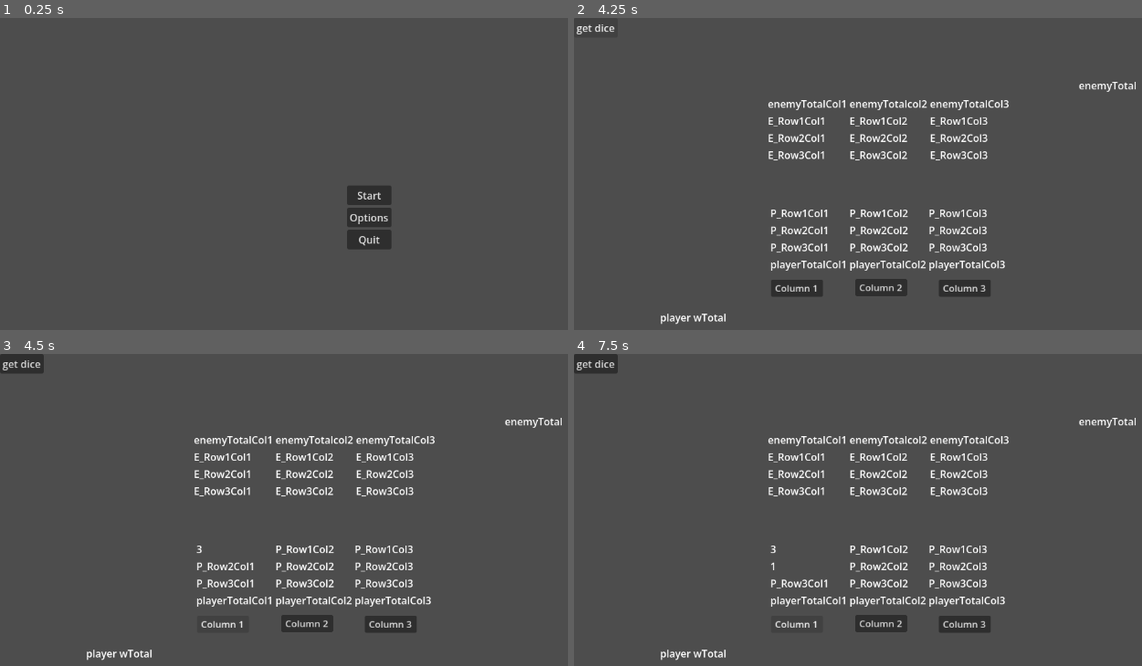
Above: before the commit, frames 1-4 (two rows, left to right).
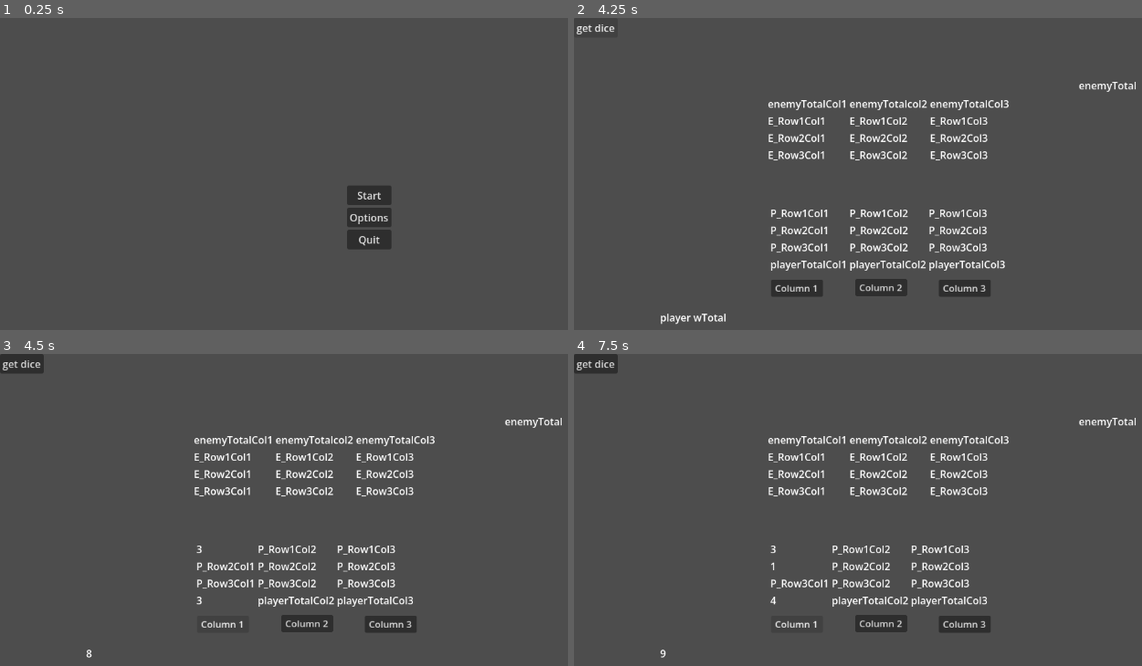
Above: after the commit, the same moments.

Repository: Freyjar/cotl-minigame
Game: Godot game, scene res://Scenes/MainMenu.tscn
Two runs of this game, one before a commit and one after it. Both use one fixed random seed, a clock stepped at 60 frames per second and the inputs below.
Inputs:
- Up to frame 1 (0.25 s): no input
- Up to frame 2 (4.25 s): click "Start" at 0.5 s; click "Column 1" at 1.25 s; click "Column 2" at 2 s; click "Column 3" at 2.75 s; click "get dice" at 3.5 s
- Up to frame 3 (4.5 s): click "Column 1" at 4.25 s
- Up to frame 4 (7.5 s): click "Column 2" at 5 s; click "Column 3" at 5.75 s; click "get dice" at 6.5 s; click "Column 1" at 7.25 s

Frames 1-2 are identical in both runs. In frame 3, 2.1% of the frame differs, in the area x 15-76%, y 61-99%; in frame 4, 2.1%.

Commit message:
added function to the other column buttons/update texts

Diff:
--- a/Scenes/Game.tscn
+++ b/Scenes/Game.tscn
@@ -12,6 +12,22 @@
 grow_horizontal = 2
 grow_vertical = 2
 script = ExtResource("1_iukft")
+
+[node name="playerTotal" type="Label" parent="Control" unique_id=1936128398 groups=["overall_total"]]
+layout_mode = 0
+offset_left = 136.0
+offset_top = 462.0
+offset_right = 241.0
+offset_bottom = 485.0
+text = "player wTotal"
+
+[node name="enemyTotal" type="Label" parent="Control" unique_id=1525516143 groups=["overall_total"]]
+layout_mode = 0
+offset_left = 797.0
+offset_top = 95.0
+offset_right = 889.0
+offset_bottom = 118.0
+text = "enemyTotal"
 
 [node name="PlayerTable" type="GridContainer" parent="Control" unique_id=1695570530]
 layout_mode = 0
@@ -29,7 +45,7 @@
 layout_mode = 2
 text = "P_Row1Col2"
 
-[node name="Player_R1C3" type="Label" parent="Control/PlayerTable" unique_id=2144297219]
+[node name="Player_R1C3" type="Label" parent="Control/PlayerTable" unique_id=2144297219 groups=["Player_Col3"]]
 layout_mode = 2
 text = "P_Row1Col3"
 
@@ -57,33 +73,17 @@
 layout_mode = 2
 text = "P_Row3Col3"
 
-[node name="Player_Col1Total" type="Label" parent="Control/PlayerTable" unique_id=1243462711]
+[node name="Player_Col1Total" type="Label" parent="Control/PlayerTable" unique_id=1243462711 groups=["column_totals"]]
 layout_mode = 2
 text = "playerTotalCol1"
 
-[node name="Player_Col2Total" type="Label" parent="Control/PlayerTable" unique_id=1497432227]
+[node name="Player_Col2Total" type="Label" parent="Control/PlayerTable" unique_id=1497432227 groups=["column_totals"]]
 layout_mode = 2
 text = "playerTotalCol2"
 
-[node name="Player_Col3Total" type="Label" parent="Control/PlayerTable" unique_id=695367292]
+[node name="Player_Col3Total" type="Label" parent="Control/PlayerTable" unique_id=695367292 groups=["column_totals"]]
 layout_mode = 2
 text = "playerTotalCol3"
-
-[node name="enemyTotal" type="Label" parent="Control" unique_id=1525516143]
-layout_mode = 0
-offset_left = 797.0
-offset_top = 95.0
-offset_right = 889.0
-offset_bottom = 118.0
-text = "enemyTotal"
-
-[node name="playerTotal" type="Label" parent="Control" unique_id=1936128398]
-layout_mode = 0
-offset_left = 136.0
-offset_top = 462.0
-offset_right = 241.0
-offset_bottom = 485.0
-text = "player wTotal"
 
 [node name="EnemyTable" type="GridContainer" parent="Control" unique_id=897679045]
 layout_mode = 0
@@ -141,7 +141,7 @@
 layout_mode = 2
 text = "E_Row3Col3"
 
-[node name="Button" type="Button" parent="Control" unique_id=404908436]
+[node name="Column1Button" type="Button" parent="Control" unique_id=404908436]
 layout_mode = 0
 offset_left = 311.0
 offset_top = 414.00003
@@ -150,7 +150,7 @@
 scale = Vector2(0.9217721, 0.86683697)
 text = "Column 1"
 
-[node name="Button2" type="Button" parent="Control" unique_id=1239256387]
+[node name="Column2Button" type="Button" parent="Control" unique_id=1239256387]
 layout_mode = 0
 offset_left = 444.00006
 offset_top = 413.0
@@ -159,7 +159,7 @@
 scale = Vector2(0.9217721, 0.86683697)
 text = "Column 2"
 
-[node name="Button3" type="Button" parent="Control" unique_id=1452217531]
+[node name="Column3Button" type="Button" parent="Control" unique_id=1452217531]
 layout_mode = 0
 offset_left = 576.0
 offset_top = 414.0
@@ -168,11 +168,13 @@
 scale = Vector2(0.9217721, 0.86683697)
 text = "Column 3"
 
-[node name="ready" type="Button" parent="Control" unique_id=1786010786]
+[node name="getDiceButton" type="Button" parent="Control" unique_id=1786010786]
 layout_mode = 0
 offset_right = 8.0
 offset_bottom = 8.0
 text = "get dice"
 
-[connection signal="pressed" from="Control/Button" to="Control" method="_on_Col1_pressed"]
-[connection signal="pressed" from="Control/ready" to="Control" method="_on_getdice_pressed"]
+[connection signal="pressed" from="Control/Column1Button" to="Control" method="_on_column1_pressed"]
+[connection signal="pressed" from="Control/Column2Button" to="Control" method="_on_column2_pressed"]
+[connection signal="pressed" from="Control/Column3Button" to="Control" method="_on_column3_pressed"]
+[connection signal="pressed" from="Control/getDiceButton" to="Control" method="_on_getdice_pressed"]
--- a/Scenes/mainController.gd
+++ b/Scenes/mainController.gd
@@ -8,21 +8,27 @@
 @onready var Enemy_Col2 = get_tree().get_nodes_in_group("Enemy_Col2")
 @onready var Enemy_Col3 = get_tree().get_nodes_in_group("Enemy_Col3")
 
-#@onready var playerTotal_Col1 = get_tree().get_node("Player_Col1Total")
-#@onready var playerTotal_Col2 = get_tree().get_node("Player_Col2Total")
-#@onready var playerTotal_Col3 = get_tree().get_node("Player_Col3Total")
+@onready var playerTotal_Col1 = get_tree().get_nodes_in_group("column_totals")[0]
+@onready var playerTotal_Col2 = get_tree().get_nodes_in_group("column_totals")[1]
+@onready var playerTotal_Col3 = get_tree().get_nodes_in_group("column_totals")[2]
+
+@onready var playerOverallTotal = get_tree().get_nodes_in_group("overall_total")[0]
+@onready var enemyOverallTotal = get_tree().get_nodes_in_group("overall_total")[1]
 
 var dicevalue = 0;
 var haveDice = false;
 
 func _ready():
+	print(playerTotal_Col1)
+	print(playerTotal_Col2)
+	print(playerTotal_Col3)
 	for Col in Player_Col1:
 		print(Col.text)
 
-func Calculate(column):
+func Calculate(column, columnTotal):
+
+	var count = {}
 	var score = 0
-	var count = {}
-
 	for col in column:
 		if !col.has_meta("value"):
 			continue
@@ -46,6 +52,16 @@
 			score += (v + v + v) * 3
 		print("this is the second loop c", c)
 		print("score is: ", score)
+		columnTotal.text = str(score)
+
+func CalculateOverallTotal(col1, col2, col3):
+	var col1total = int(col1.text)
+	var col2total = int(col2.text)
+	var col3total = int(col3.text)
+	var overallTotal = 0
+
+	overallTotal = col1total + col2total + col3total
+	playerOverallTotal.text = str(overallTotal)
 
 
 func _on_getdice_pressed():
@@ -56,11 +72,22 @@
 	print("Dice Value", dicevalue)
 	print()
 
-func _on_Col1_pressed():
-	for col in Player_Col1:
+func column_button_pressed(column, column_total_label):
+	for col in column:
 		if !col.has_meta("value") && haveDice:
 			col.set_meta("value", dicevalue)
+			haveDice = false
+			Calculate(column, column_total_label)
+			CalculateOverallTotal(playerTotal_Col1, playerTotal_Col2, playerTotal_Col3)
 			col.text = str(dicevalue)
-			haveDice = false
-			Calculate(Player_Col1)
 			return
+
+
+func _on_column1_pressed():
+	column_button_pressed(Player_Col1, playerTotal_Col1)
+
+func _on_column2_pressed():
+	column_button_pressed(Player_Col2, playerTotal_Col2)
+
+func _on_column3_pressed():
+	column_button_pressed(Player_Col3, playerTotal_Col3)
